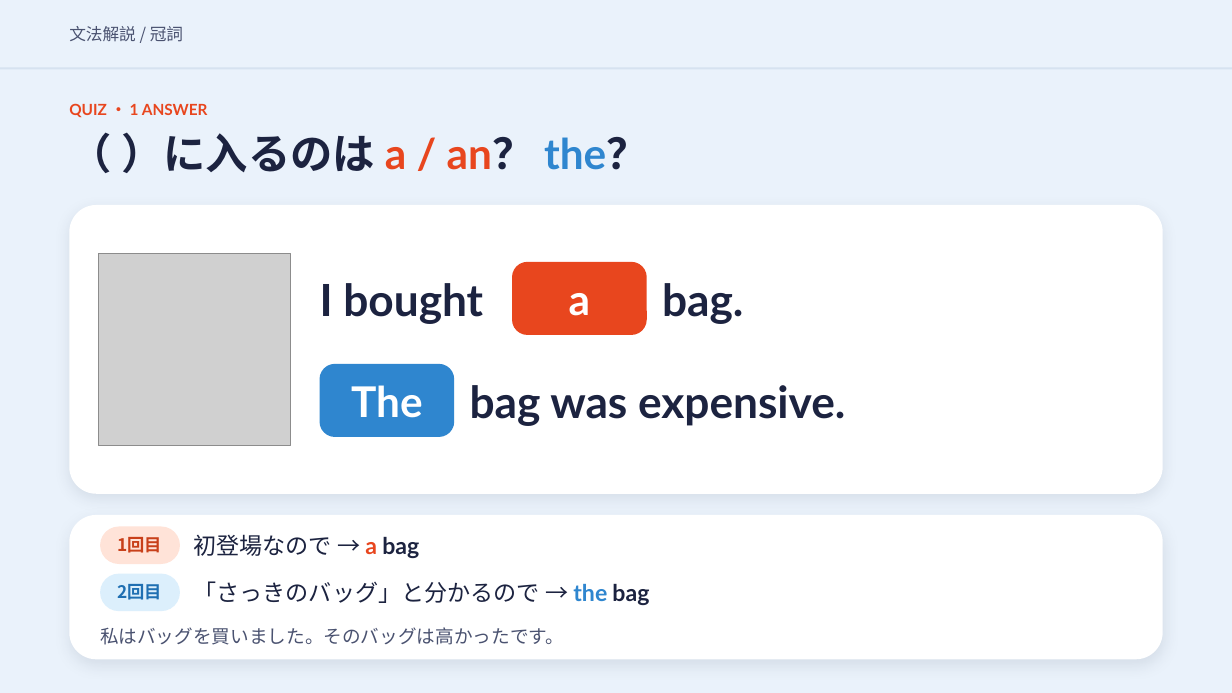
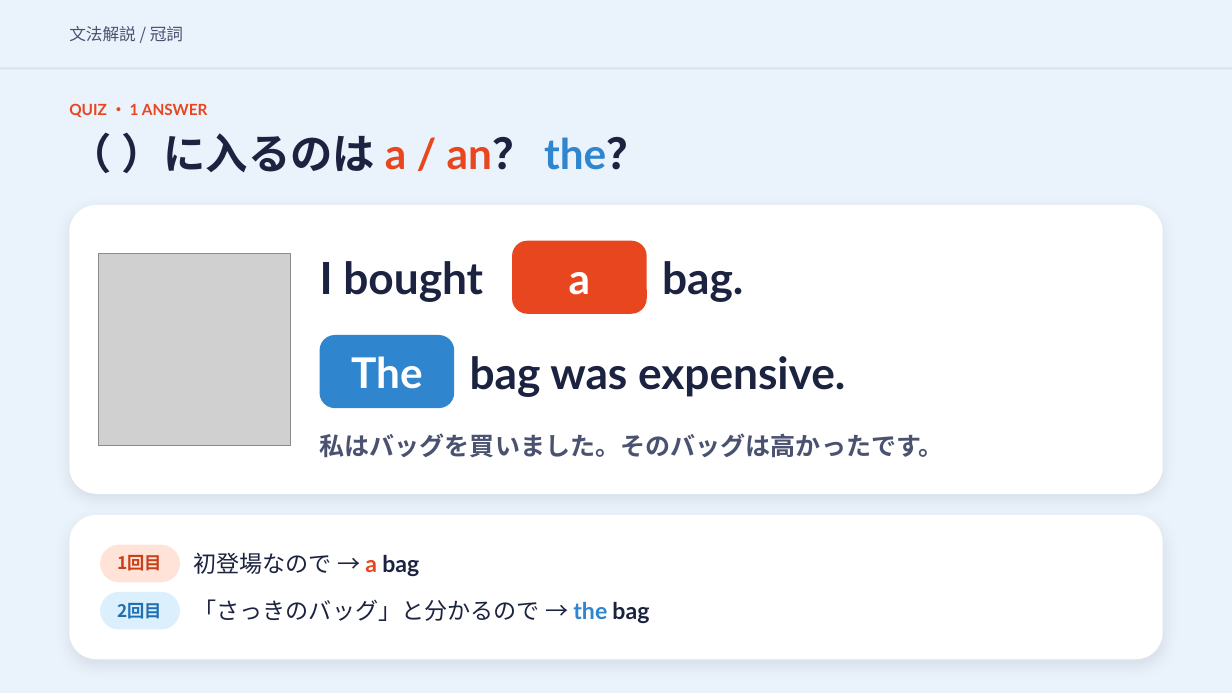
Before and after one commit to hinakajisaki-dev/hina-english, a slide deck: slide 12 of matome/a-the/a-the-slides.pptx. Drawn at 1232x693 pixels with LibreOffice and Linux fonts; fonts in the diff are those of the drawing; grey boxes stand for pictures. Boxes give left, top, right and bottom in pixels: in the first picture for what was removed or moved away, otherwise in the second. Text is boxed around its words. In the diff, an @@ line names an element or a change of style, - is before the commit and + after.

```diff
--- a/matome/a-the/a-the-slides.pptx
+++ b/matome/a-the/a-the-slides.pptx
@@ 3 texts, 1 rounded rectangle moved together from (x1=320, y1=262, x2=743, y2=335) to (x1=320, y1=240, x2=743, y2=313) @@
@@ 2 texts, 1 rounded rectangle moved together from (x1=320, y1=364, x2=845, y2=437) to (x1=320, y1=335, x2=845, y2=408) @@
@@ text "私はバッグを買いました。そのバッグは高かったです。" moved from (x1=100, y1=627, x2=564, y2=645) to (x1=320, y1=433, x2=944, y2=457) @@
@@ text "私はバッグを買いました。そのバッグは高かったです。" at (x1=320, y1=433, x2=944, y2=457): size 14.5 to 19.5 pt, bold on @@
@@ 4 texts, 2 rounded rectangles moved together from (x1=100, y1=527, x2=649, y2=612) to (x1=100, y1=545, x2=649, y2=630) @@
```
Also in this commit, not shown: 9 other slides changed, 4 other files.
